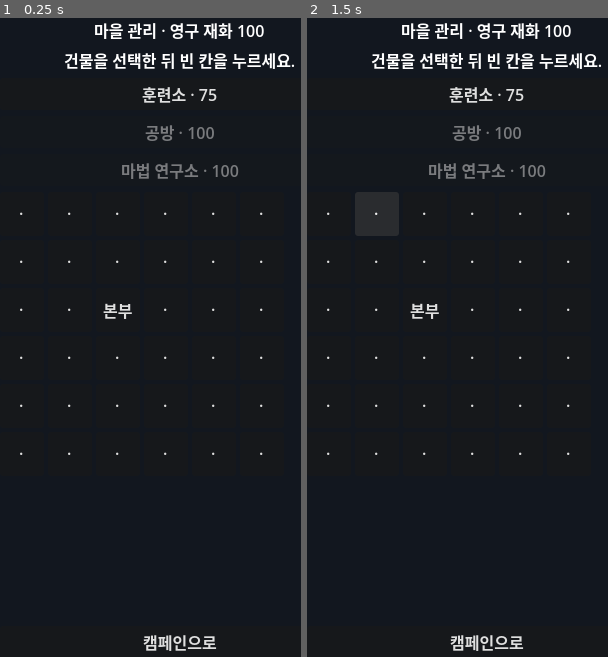
Above: before the commit, frames 1-2 (left to right).
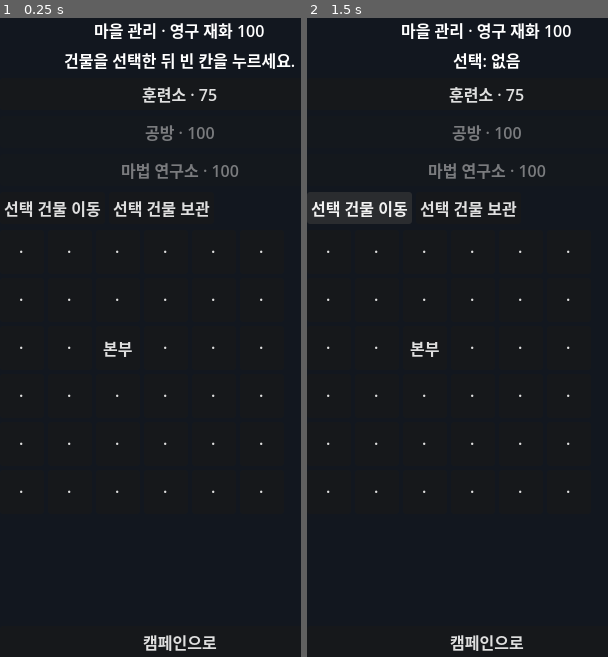
Above: after the commit, the same moments.

Repository: rkwkkh/holo-tactics
Game: Godot game, scene res://scenes/village.tscn
The game is run twice, just before and just after one commit, with the same random seed, the same clock (stepped at 60 frames per second) and the same inputs. This scene is started directly instead of the project's main scene.
Inputs (mouse positions are in pixels of both pictures, inside the frame that each line leads up to):
- Up to frame 1 (0.25 s): no input
- Up to frame 2 (1.5 s): click "·" at 0.5 s; click (358, 209) at 1.25 s, where only the run after the commit has a clickable "선택 건물 이동"

The runs differ from the first frame. In frame 1, 1.3% of the frame differs, in the area x 1-88%, y 28-75%; in frame 2, 2.3%, in the area x 1-98%, y 5-75%.

Commit message:
Complete village layout controls and save migration test

Diff:
--- a/scripts/village_view.gd
+++ b/scripts/village_view.gd
@@ -2,6 +2,7 @@
 
 var model: VillageModel
 var selected_kind := ""
+var moving_kind := ""
 var status: Label
 var grid: GridContainer
 
@@ -26,6 +27,16 @@
 		button.disabled = not model.can_build(kind)
 		button.pressed.connect(_select_building.bind(kind))
 		layout.add_child(button)
+	var actions := HBoxContainer.new()
+	var move := Button.new()
+	move.text = "선택 건물 이동"
+	move.pressed.connect(_move_selected)
+	actions.add_child(move)
+	var store := Button.new()
+	store.text = "선택 건물 보관"
+	store.pressed.connect(_store_selected)
+	actions.add_child(store)
+	layout.add_child(actions)
 	grid = GridContainer.new()
 	grid.columns = VillageModel.COLUMNS
 	grid.size_flags_vertical = Control.SIZE_EXPAND_FILL
@@ -47,7 +58,18 @@
 	status.text = "%s 배치 위치를 선택하세요." % model.definitions[kind].label
 
 func _select_cell(cell: Vector2i) -> void:
+	if not moving_kind.is_empty():
+		if model.move_building(moving_kind, cell):
+			status.text = "건물을 이동했습니다."
+			moving_kind = ""
+			_refresh_grid()
+		else:
+			status.text = "이 위치로 이동할 수 없습니다."
+		return
 	if selected_kind.is_empty():
+		var building := model.building_at(cell)
+		selected_kind = str(building.get("kind", ""))
+		status.text = "선택: %s" % model.definitions.get(selected_kind, {}).get("label", "없음")
 		return
 	if model.place_building(selected_kind, cell):
 		selected_kind = ""
@@ -56,6 +78,20 @@
 	else:
 		status.text = "배치할 수 없는 위치이거나 해금되지 않았습니다."
 
+func _move_selected() -> void:
+	if selected_kind.is_empty() or selected_kind == "headquarters":
+		return
+	moving_kind = selected_kind
+	selected_kind = ""
+	status.text = "이동할 빈 칸을 선택하세요."
+
+func _store_selected() -> void:
+	if selected_kind.is_empty() or not model.store_building(selected_kind):
+		return
+	status.text = "건물을 보관했습니다. 영구 효과와 연구는 유지됩니다."
+	selected_kind = ""
+	_refresh_grid()
+
 func _refresh_grid() -> void:
 	for index in grid.get_child_count():
 		var button := grid.get_child(index) as Button
--- a/tests/run.gd
+++ b/tests/run.gd
@@ -42,10 +42,19 @@
 	village_unlock_test.progress.data.completed_stages.append("stage.m2.crossroads")
 	assert(village_unlock_test.progress.save_progress() and village_unlock_test.place_building("workshop", Vector2i(0, 0)))
 	assert(village_unlock_test.has_building("workshop") and village_unlock_test.progress.data.permanent_currency == 0)
+	var legacy_path := "user://legacy_progress_test.json"
+	var legacy := village_unlock_test.progress.data.duplicate(true)
+	legacy.erase("buildings")
+	var legacy_file := FileAccess.open(legacy_path, FileAccess.WRITE)
+	legacy_file.store_string(JSON.stringify(legacy))
+	legacy_file.close()
+	var migrated := ProgressStore.new(legacy_path)
+	assert(migrated.load_progress() and migrated.data.buildings.size() == 1 and migrated.data.buildings[0].kind == "headquarters")
 	for path in [village_test_path, village_unlock_path]:
 		for suffix in ["", ".tmp", ".bak"]:
 			var cleanup_path: String = path + suffix
 			if FileAccess.file_exists(cleanup_path): DirAccess.remove_absolute(ProjectSettings.globalize_path(cleanup_path))
+	if FileAccess.file_exists(legacy_path): DirAccess.remove_absolute(ProjectSettings.globalize_path(legacy_path))
 	var duplicate := {"content_version": 1, "schema_version": 1, "categories": {"units": [{"id": "same"}], "skills": [{"id": "same"}]}}
 	assert(ContentValidator.validate(duplicate).any(func(error): return error.contains("duplicate content id")))
 	var dangling := {"content_version": 1, "schema_version": 1, "categories": {"units": [{"id": "unit.a", "references": ["missing"]}]}}
Not shown, changed: PROGRESS.md
Not shown, changed: TEST_REPORT.md
